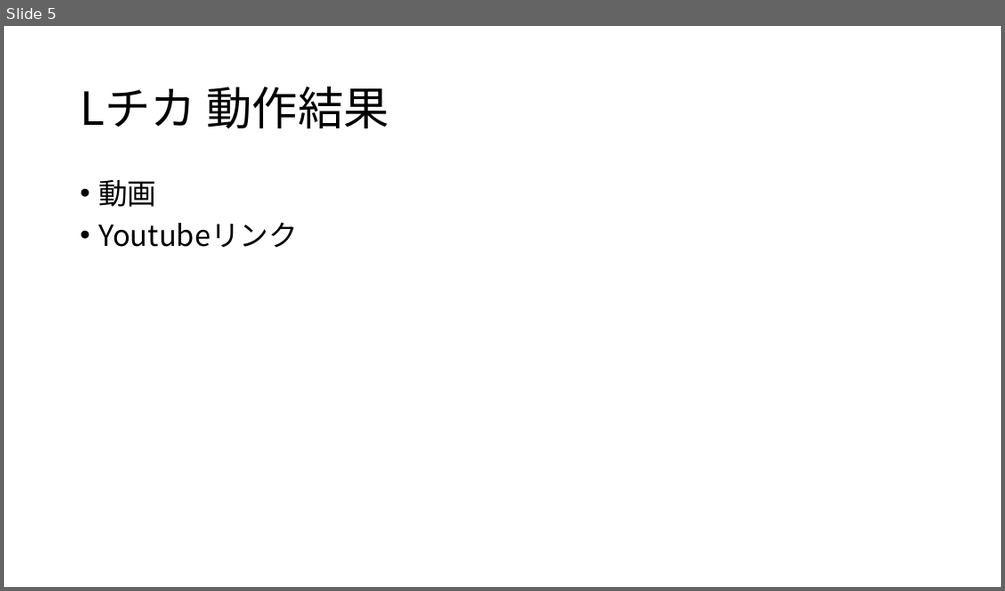
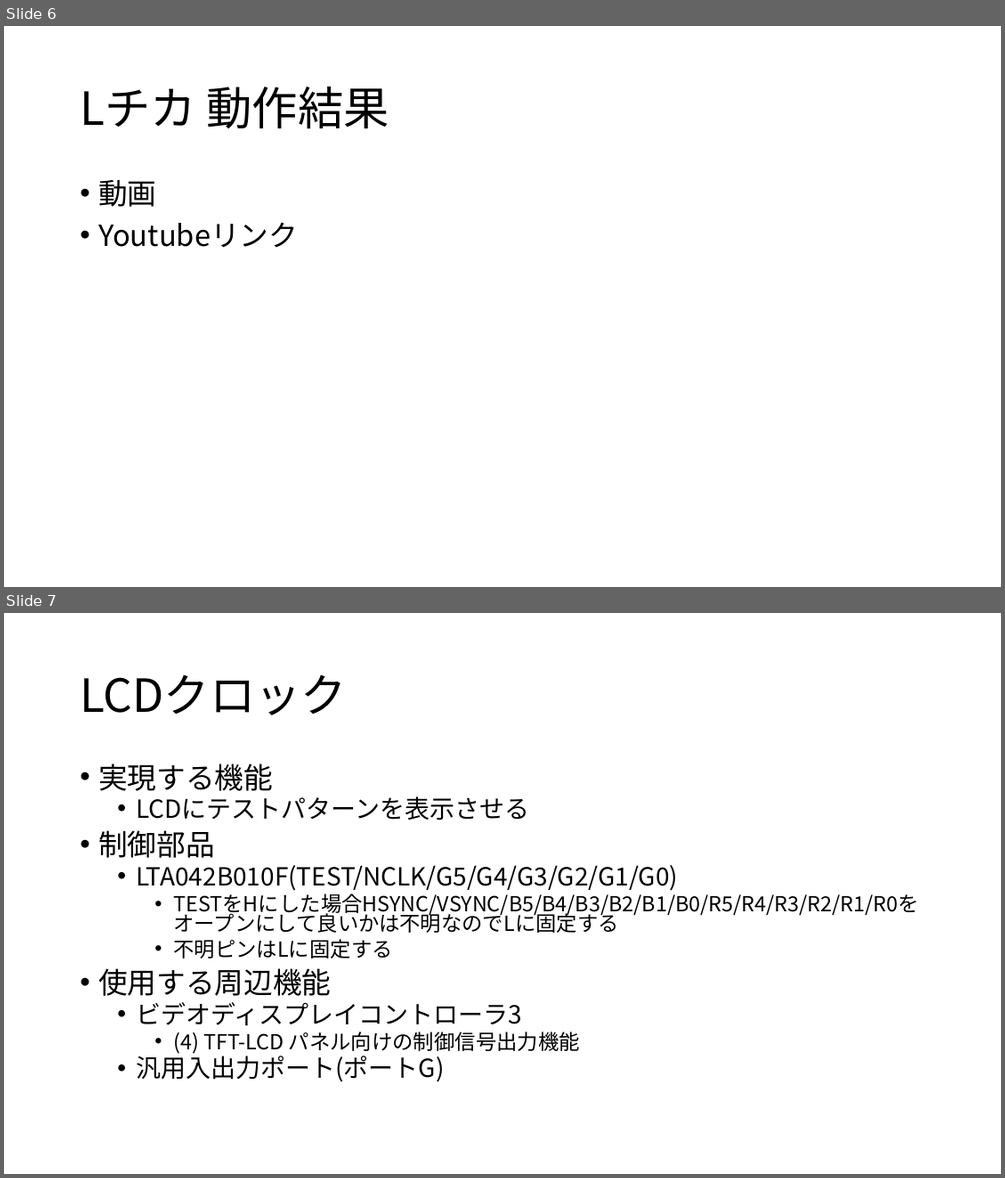
Before and after one commit to moku828/sh7262_an, a slide deck: SH7262アプリケーションノート.pptx. Shown one above the other, each under a label of ours: slide 5 before the commit, slides 6 and 7 after it. The pictures are 1005x591 and 1005x1178 pixels, drawn with LibreOffice and Linux fonts; fonts in the diff are those of the drawing. Boxes give left, top, right and bottom in pixels: in the first picture for what was removed or moved away, otherwise in the second. Text is boxed around its words. In the diff, an @@ line names an element or a change of style, - is before the commit and + after.

```diff
--- a/SH7262アプリケーションノート.pptx
+++ b/SH7262アプリケーションノート.pptx
@@ slide 7 added at (4, 613, 1001, 1174), background #FFFFFF @@
@@ title added at (80, 674, 347, 715), 44 pt, text #000000 @@
+LCDクロック
@@ text added at (98, 763, 919, 1082), 20 pt, text #000000 @@
+• 実現する機能
+  • LCDにテストパターンを表示させる
+• 制御部品
+  • LTA042B010F(TEST/NCLK/G5/G4/G3/G2/G1/G0)
+    • TESTをHにした場合HSYNC/VSYNC/B5/B4/B3/B2/B1/B0/R5/R4/R3/R2/R1/R0をオープンにして良いかは不明なのでLに固定する
+    • 不明ピンはLに固定する
+• 使用する周辺機能
+  • ビデオディスプレイコントローラ3
+    • (4) TFT-LCD パネル向けの制御信号出力機能
+  • 汎用入出力ポート(ポートG)
@@ what was slide 5 is now slide 6 @@
```
Also in this commit, not shown: 2 slides changed, 13 other slides added.
